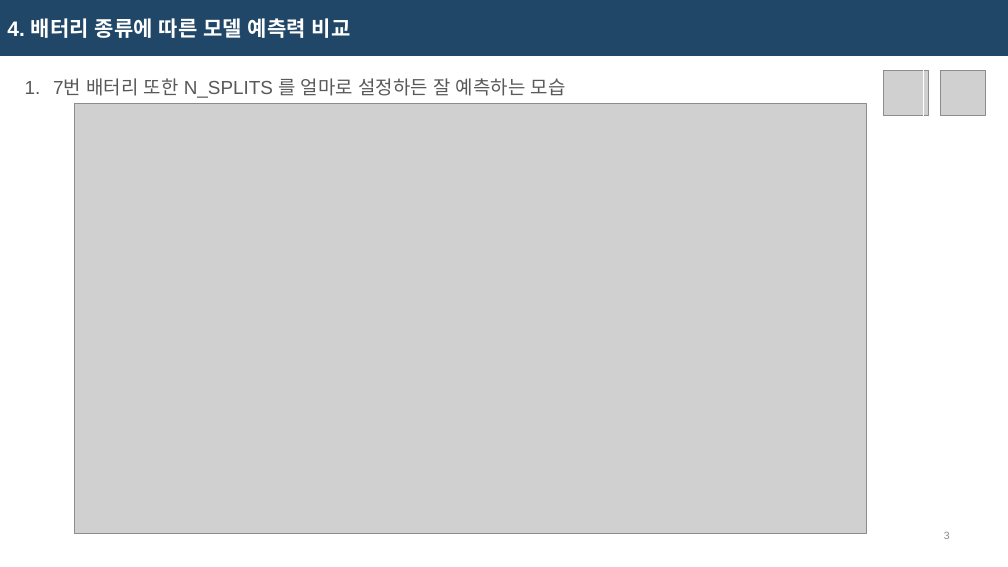
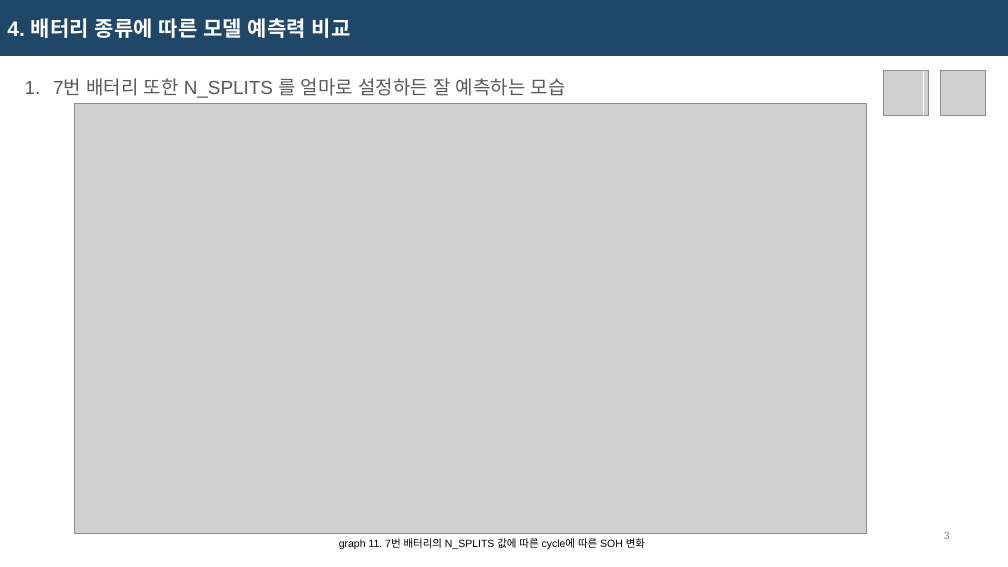
Before and after one commit to dae-hany/Battery_ESS_Projet, a slide deck: slide 13 of ppt/251112_최대한.pptx. Drawn at 1008x567 pixels with LibreOffice and Linux fonts; fonts in the diff are those of the drawing; grey boxes stand for pictures. Boxes give left, top, right and bottom in pixels: in the first picture for what was removed or moved away, otherwise in the second. Text is boxed around its words. In the diff, an @@ line names an element or a change of style, - is before the commit and + after.

```diff
--- a/ppt/251112_최대한.pptx
+++ b/ppt/251112_최대한.pptx
@@ text added at [339,538,645,549], 10 pt, text #000000 @@
+graph 11. 7번 배터리의 N_SPLITS 값에 따른 cycle에 따른 SOH 변화
```
Also in this commit, not shown: 9 other slides changed.
